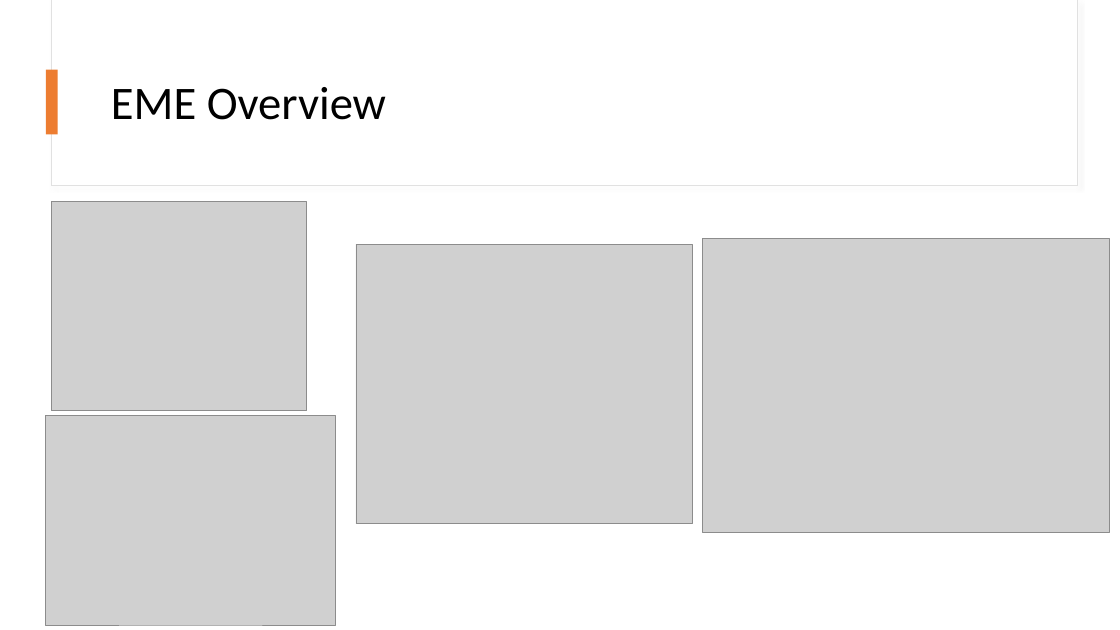
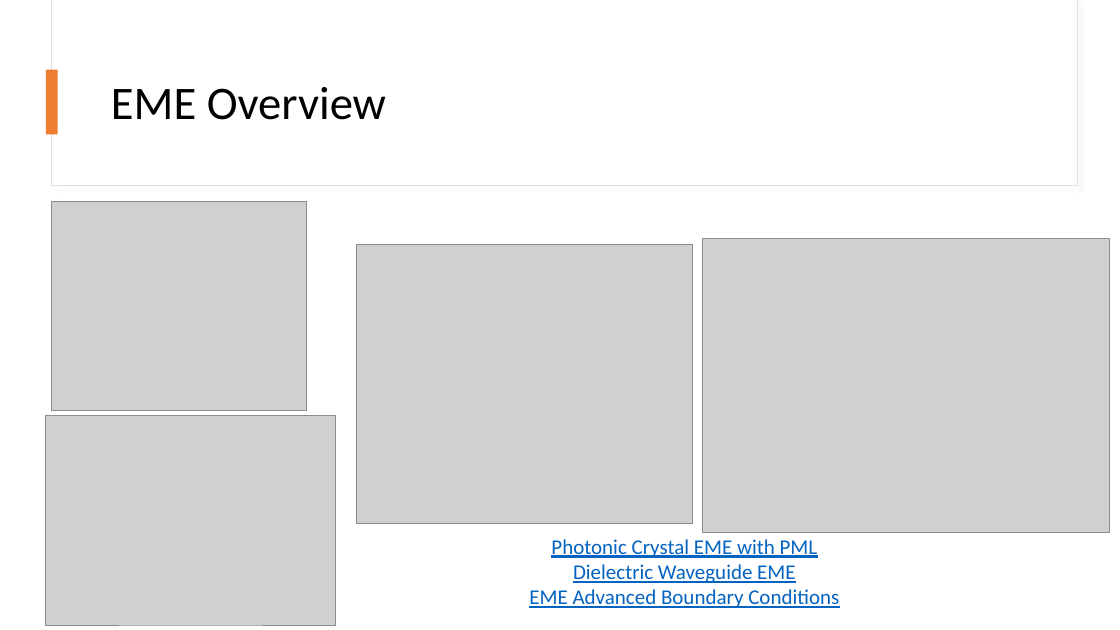
Before and after one commit to BYUCamachoLab/emepy, a slide deck: slide 2 of docs/presentations/Inverse Design Roadmap.pptx. Drawn at 1120x630 pixels with LibreOffice and Linux fonts; fonts in the diff are those of the drawing; grey boxes stand for pictures. Boxes give left, top, right and bottom in pixels: in the first picture for what was removed or moved away, otherwise in the second. Text is boxed around its words. In the diff, an @@ line names an element or a change of style, - is before the commit and + after.

```diff
--- a/docs/presentations/Inverse Design Roadmap.pptx
+++ b/docs/presentations/Inverse Design Roadmap.pptx
@@ text added at bbox=[529, 539, 839, 608], 18 pt, text #0563C1, underline @@
+Photonic Crystal EME with PML
+Dielectric Waveguide EME
+EME Advanced Boundary Conditions
```
Also in this commit, not shown: 5 other slides changed, 6 slides added, 1 slide removed, 3 other files.
